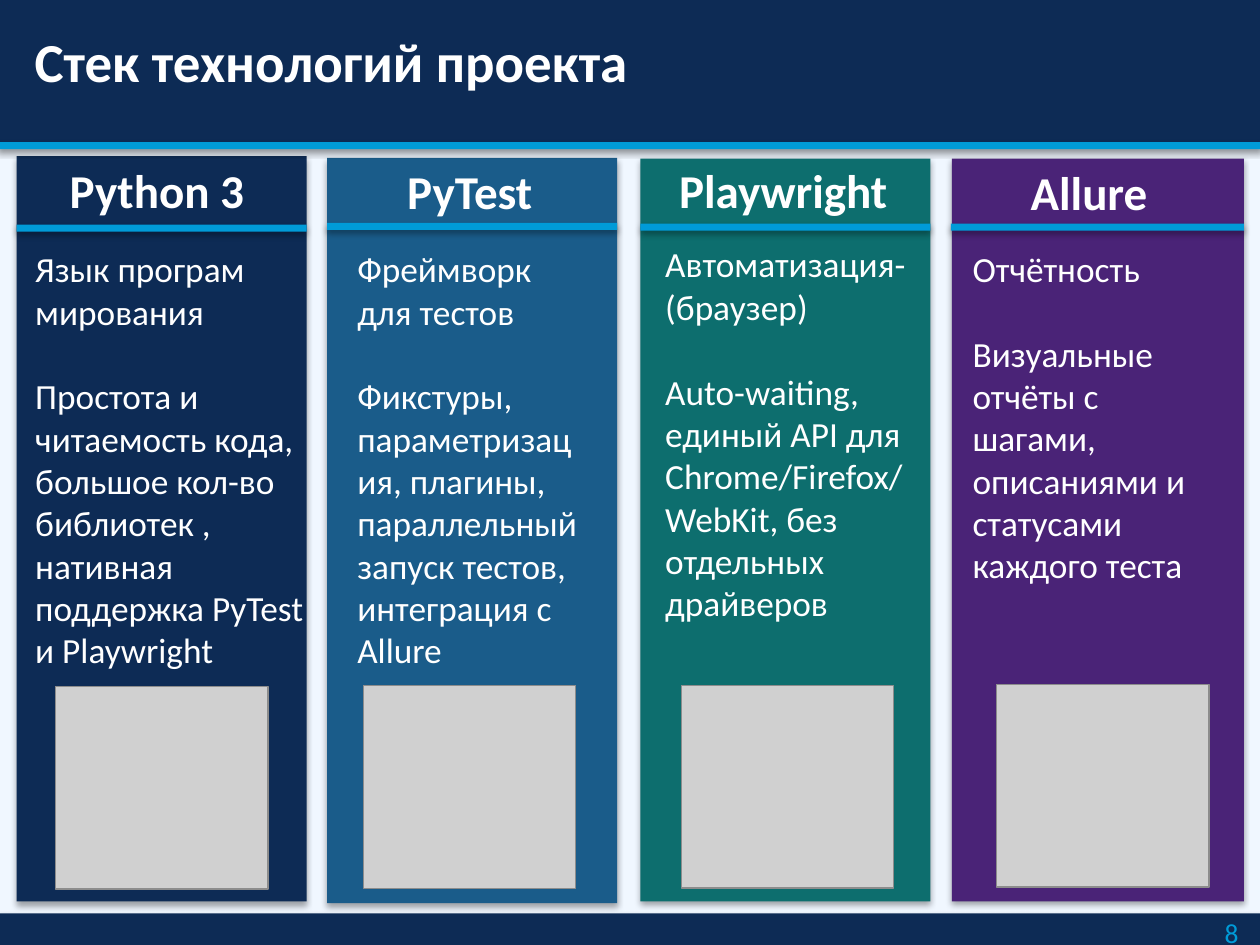
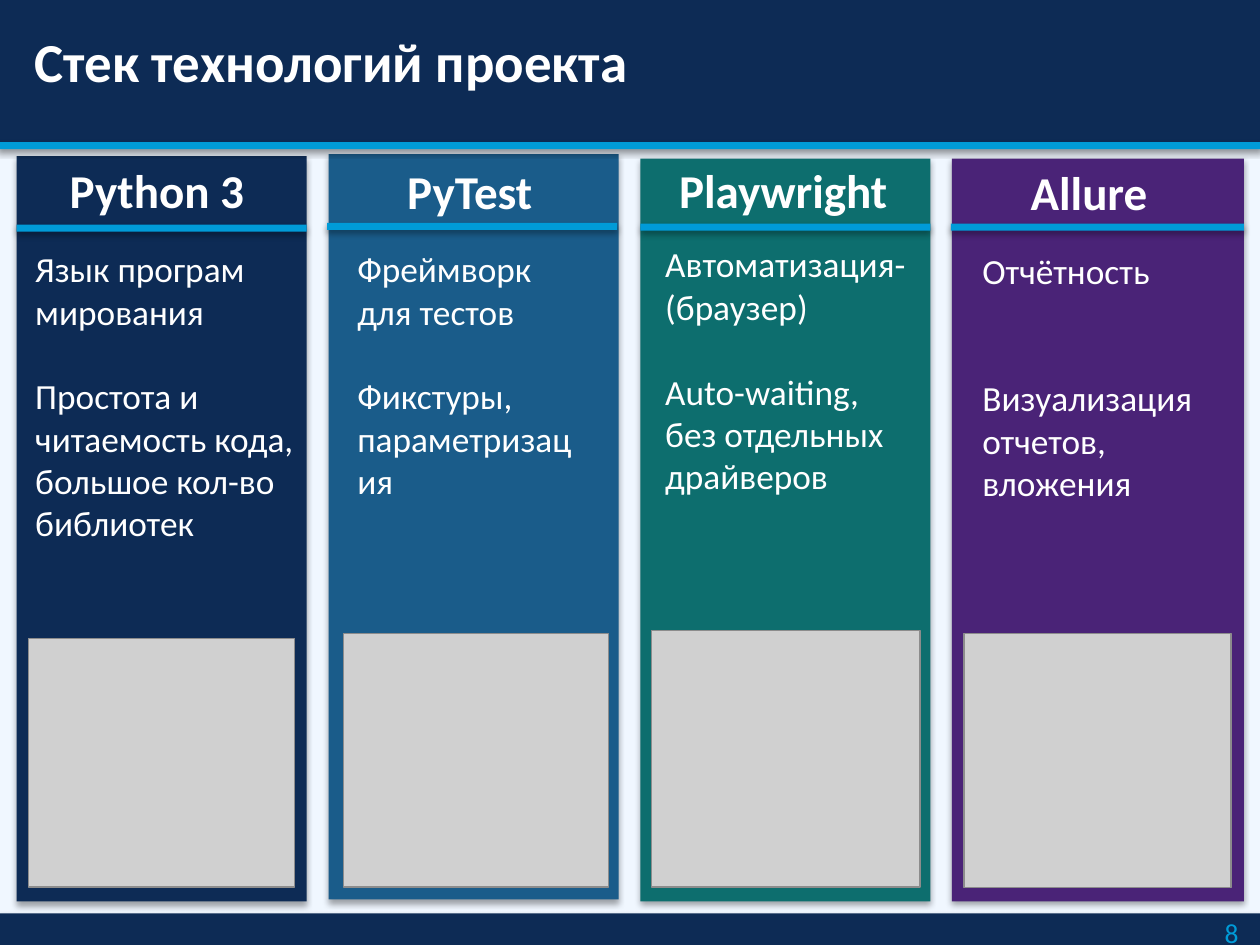
Before and after one commit to A-nastasia627/Diplom, a slide deck: slide 8 of Презентация_Шавалеева_Python_QA .pptx. Drawn at 1260x945 pixels with LibreOffice and Linux fonts; fonts in the diff are those of the drawing; grey boxes stand for pictures. Boxes give left, top, right and bottom in pixels: in the first picture for what was removed or moved away, otherwise in the second. Text is boxed around its words. In the diff, an @@ line names an element or a change of style, - is before the commit and + after.

```diff
--- a/Презентация_Шавалеева_Python_QA .pptx
+++ b/Презентация_Шавалеева_Python_QA .pptx
@@ rectangle: place and size @@
-rectangle at bbox=[328, 158, 617, 904]
+rectangle at bbox=[329, 154, 619, 900]
@@ text at bbox=[665, 254, 905, 495]: text changed @@
-Автоматизация- (браузер)
-Auto-waiting, единый API для Chrome/Firefox/WebKit, без отдельных драйверов
+Автоматизация- (браузер)
+Auto-waiting, без отдельных драйверов
@@ text at bbox=[982, 260, 1192, 497]: text changed @@
-Отчётность
-Визуальные отчёты с шагами, описаниями и статусами каждого теста
+Отчётность
+Визуализация отчетов, вложения
@@ text at bbox=[35, 386, 293, 537]: text changed @@
-Простота и читаемость кода, большое кол-во библиотек , нативная поддержка PyTest и Playwright
+Простота и читаемость кода, большое кол-во библиотек
@@ text at bbox=[357, 385, 512, 415]: text changed @@
-Фикстуры, параметризация, плагины, параллельный запуск тестов, интеграция с Allure
+Фикстуры, параметризация
@@ picture: place and size @@
-picture at bbox=[55, 687, 267, 888]
+picture at bbox=[28, 638, 294, 887]
@@ picture: place and size @@
-picture at bbox=[364, 687, 576, 890]
+picture at bbox=[343, 634, 609, 888]
@@ picture: place and size @@
-picture at bbox=[682, 687, 894, 888]
+picture at bbox=[651, 631, 920, 887]
@@ picture: place and size @@
-picture at bbox=[997, 685, 1211, 887]
+picture at bbox=[965, 634, 1232, 888]
```
Also in this commit, not shown: 3 other slides changed, 3 other files.
